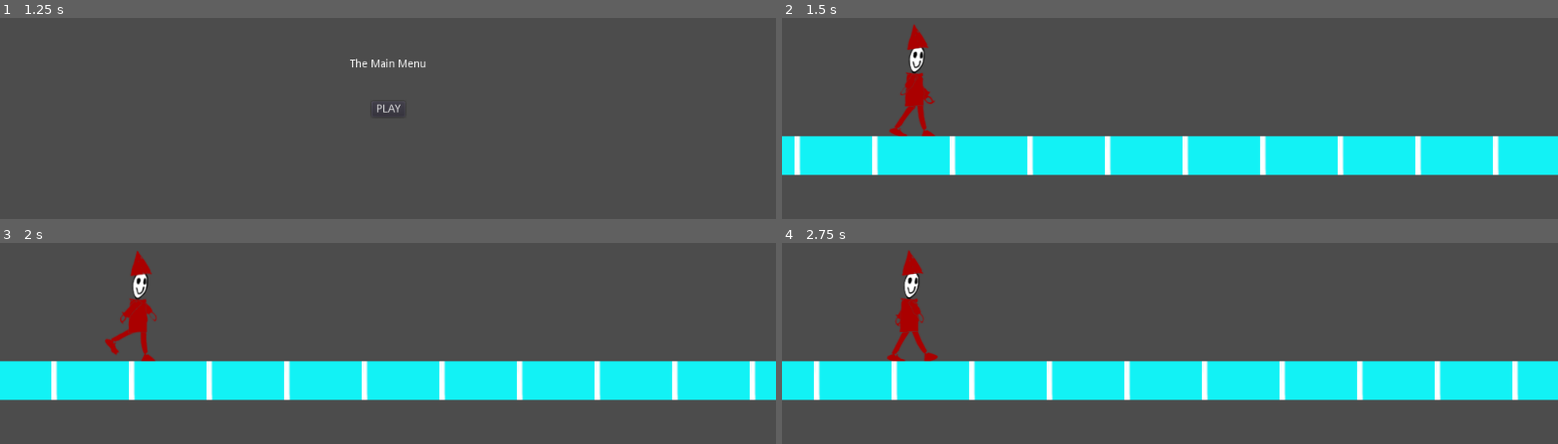
Above: before the commit, frames 1-4 (two rows, left to right).
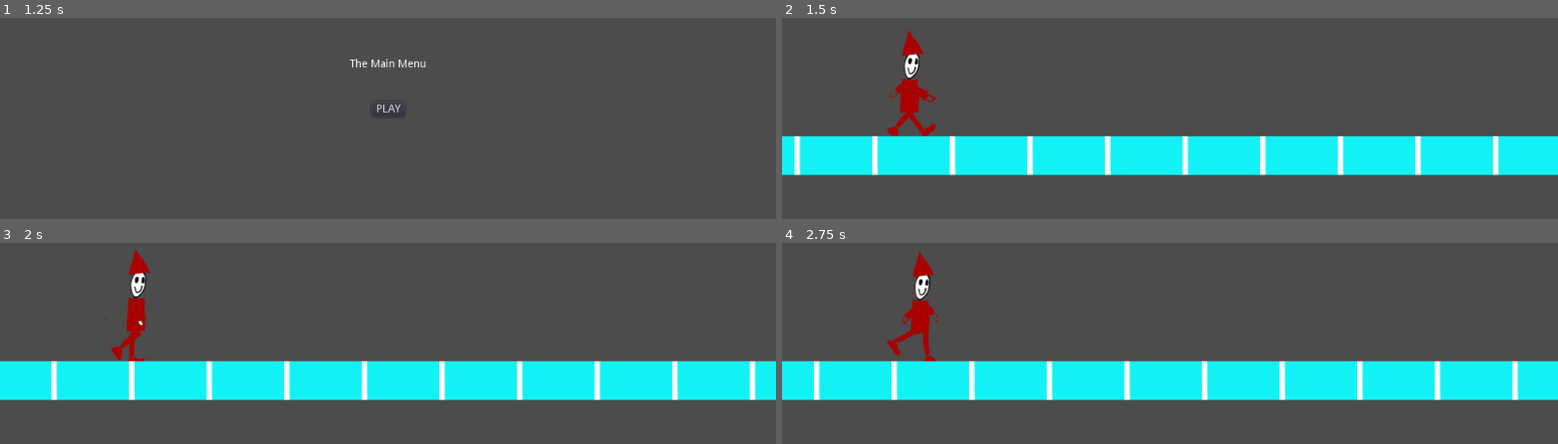
Above: after the commit, the same moments.

Repository: the-g-force/FamJam-December2020
Game: Godot game, scene res://src/SplashScreen.tscn
The game is run twice, just before and just after one commit, with the same random seed, the same clock (stepped at 60 frames per second) and the same inputs.
Inputs (mouse positions are in pixels of both pictures, inside the frame that each line leads up to):
- Up to frame 1 (1.25 s): tap Enter at 0.5 s; move the mouse to (558, 42) at 0.52 s; click (558, 42) at 0.67 s; tap Space (jump) at 0.77 s
- Up to frame 2 (1.5 s): click "PLAY" at 1.25 s
- Up to frame 3 (2 s): no input
- Up to frame 4 (2.75 s): move the mouse to (1014, 313) at 2.02 s; click (1014, 313) at 2.17 s; tap Space (jump) at 2.27 s

Frame 1 is identical in both runs. In frame 2, 1.1% of the frame differs, in the area x 13-20%, y 3-60%; in frame 3, 0.9%; in frame 4, 1.5%, in the area x 13-21%, y 3-60%.

Commit message:
Replace individual elf images with the spritesheet

Diff:
--- a/project/src/Elf.tscn
+++ b/project/src/Elf.tscn
@@ -1,23 +1,64 @@
-[gd_scene load_steps=14 format=2]
+[gd_scene load_steps=15 format=2]
 
 [ext_resource path="res://src/Elf.gd" type="Script" id=1]
-[ext_resource path="res://assets/walking/walk4.png" type="Texture" id=2]
-[ext_resource path="res://assets/walking/walk6.png" type="Texture" id=3]
-[ext_resource path="res://assets/walking/walk7.png" type="Texture" id=4]
-[ext_resource path="res://assets/walking/walk3.png" type="Texture" id=5]
-[ext_resource path="res://assets/walking/walk2.png" type="Texture" id=6]
-[ext_resource path="res://assets/walking/walk9.png" type="Texture" id=7]
-[ext_resource path="res://assets/walking/walk8.png" type="Texture" id=8]
-[ext_resource path="res://assets/walking/walk10.png" type="Texture" id=9]
-[ext_resource path="res://assets/walking/walk5.png" type="Texture" id=10]
-[ext_resource path="res://assets/walking/walk1.png" type="Texture" id=11]
+[ext_resource path="res://assets/walking-sprite-66x150.png" type="Texture" id=2]
 
 [sub_resource type="RectangleShape2D" id=1]
 extents = Vector2( 31.8575, 72.4528 )
 
-[sub_resource type="SpriteFrames" id=2]
+[sub_resource type="AtlasTexture" id=2]
+flags = 4
+atlas = ExtResource( 2 )
+region = Rect2( 0, 0, 66, 150 )
+
+[sub_resource type="AtlasTexture" id=3]
+flags = 4
+atlas = ExtResource( 2 )
+region = Rect2( 66, 0, 66, 150 )
+
+[sub_resource type="AtlasTexture" id=4]
+flags = 4
+atlas = ExtResource( 2 )
+region = Rect2( 132, 0, 66, 150 )
+
+[sub_resource type="AtlasTexture" id=5]
+flags = 4
+atlas = ExtResource( 2 )
+region = Rect2( 198, 0, 66, 150 )
+
+[sub_resource type="AtlasTexture" id=6]
+flags = 4
+atlas = ExtResource( 2 )
+region = Rect2( 264, 0, 66, 150 )
+
+[sub_resource type="AtlasTexture" id=7]
+flags = 4
+atlas = ExtResource( 2 )
+region = Rect2( 330, 0, 66, 150 )
+
+[sub_resource type="AtlasTexture" id=8]
+flags = 4
+atlas = ExtResource( 2 )
+region = Rect2( 396, 0, 66, 150 )
+
+[sub_resource type="AtlasTexture" id=9]
+flags = 4
+atlas = ExtResource( 2 )
+region = Rect2( 462, 0, 66, 150 )
+
+[sub_resource type="AtlasTexture" id=10]
+flags = 4
+atlas = ExtResource( 2 )
+region = Rect2( 528, 0, 66, 150 )
+
+[sub_resource type="AtlasTexture" id=11]
+flags = 4
+atlas = ExtResource( 2 )
+region = Rect2( 594, 0, 66, 150 )
+
+[sub_resource type="SpriteFrames" id=12]
 animations = [ {
-"frames": [ ExtResource( 11 ), ExtResource( 6 ), ExtResource( 5 ), ExtResource( 2 ), ExtResource( 10 ), ExtResource( 3 ), ExtResource( 4 ), ExtResource( 8 ), ExtResource( 7 ), ExtResource( 9 ) ],
+"frames": [ SubResource( 2 ), SubResource( 3 ), SubResource( 4 ), SubResource( 5 ), SubResource( 6 ), SubResource( 7 ), SubResource( 8 ), SubResource( 9 ), SubResource( 10 ), SubResource( 11 ) ],
 "loop": true,
 "name": "walk",
 "speed": 5.0
@@ -35,7 +76,7 @@
 
 [node name="AnimatedSprite" type="AnimatedSprite" parent="."]
 position = Vector2( 2.32352, -76.9511 )
-frames = SubResource( 2 )
+frames = SubResource( 12 )
 animation = "walk"
-frame = 8
+frame = 4
 playing = true
Binary file removed: project/assets/walking/walk1.png
Not shown, removed: project/assets/walking/walk1.png.import
Binary file removed: project/assets/walking/walk10.png
Not shown, removed: project/assets/walking/walk10.png.import
Binary file removed: project/assets/walking/walk2.png
Not shown, removed: project/assets/walking/walk2.png.import
Binary file removed: project/assets/walking/walk3.png
Not shown, removed: project/assets/walking/walk3.png.import
Binary file removed: project/assets/walking/walk4.png
Not shown, removed: project/assets/walking/walk4.png.import
Binary file removed: project/assets/walking/walk5.png
Not shown, removed: project/assets/walking/walk5.png.import
(and 8 more such lines)
